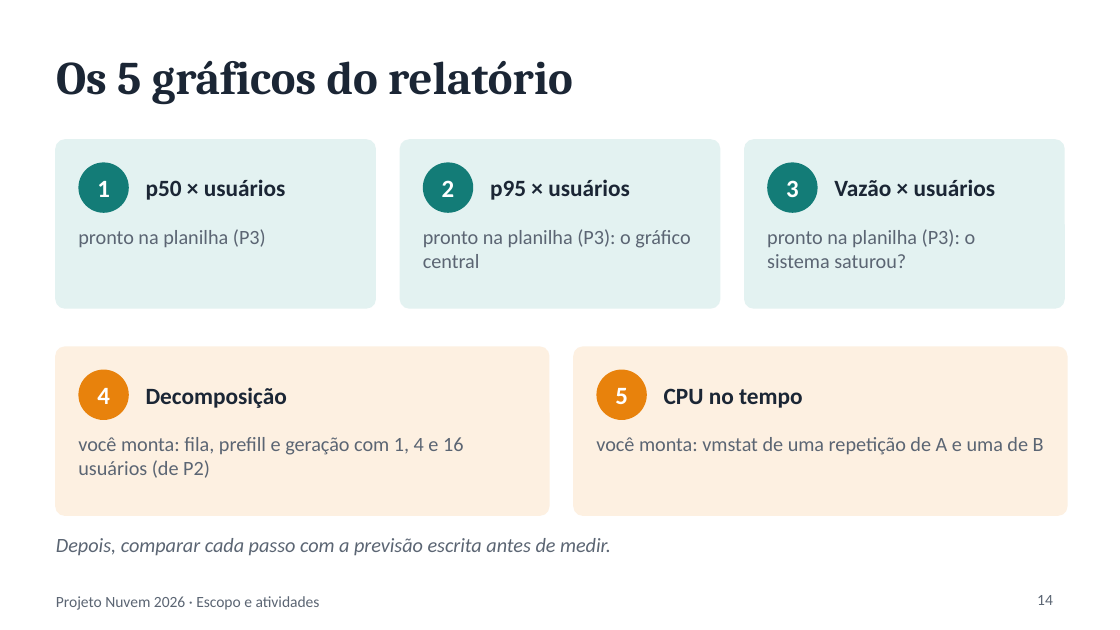
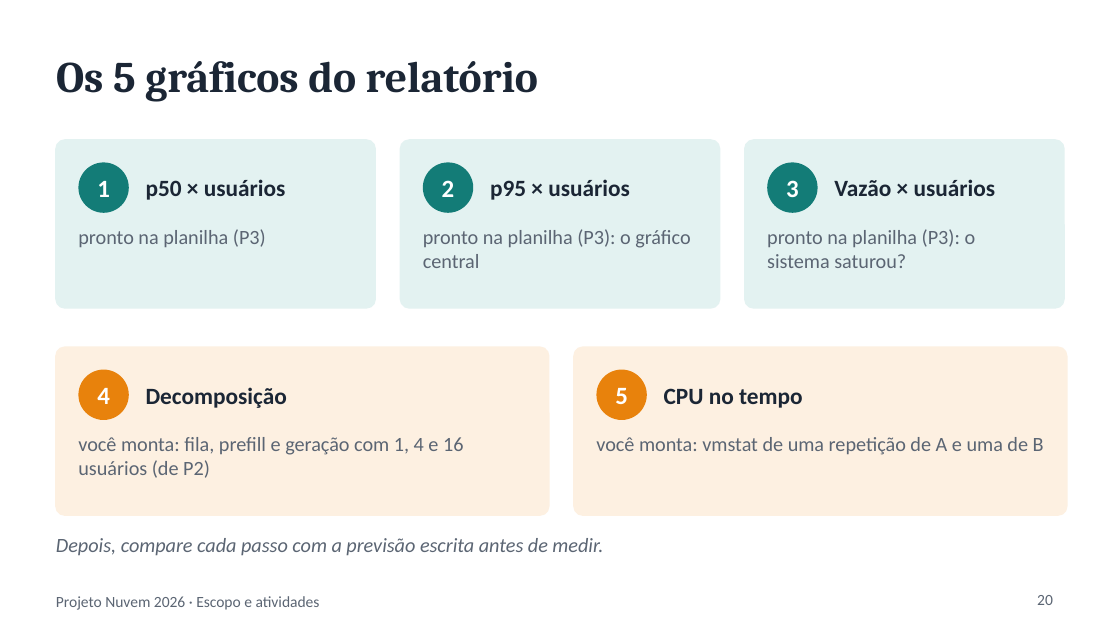
Before and after one commit to emadruga/projeto-aws-chatbot, a slide deck: slide 20 of docs/slides/ESCOPO_E_ATIVIDADES.pptx (slide 14 before the commit). Drawn at 1120x630 pixels with LibreOffice and Linux fonts; fonts in the diff are those of the drawing. Boxes give left, top, right and bottom in pixels: in the first picture for what was removed or moved away, otherwise in the second. Text is boxed around its words. In the diff, an @@ line names an element or a change of style, - is before the commit and + after.

```diff
--- a/docs/slides/ESCOPO_E_ATIVIDADES.pptx
+++ b/docs/slides/ESCOPO_E_ATIVIDADES.pptx
@@ title "Os 5 gráficos do relatório" at (56, 61, 538, 102): size 30 to 28 pt @@
@@ text at (56, 538, 603, 556): text changed @@
-Depois, comparar cada passo com a previsão escrita antes de medir.
+Depois, compare cada passo com a previsão escrita antes de medir.
@@ page number at (1037, 595, 1053, 605): text changed @@
-14
+20
```
Also in this commit, not shown: 10 other slides changed, 13 slides added, 8 slides removed, 5 other files.
